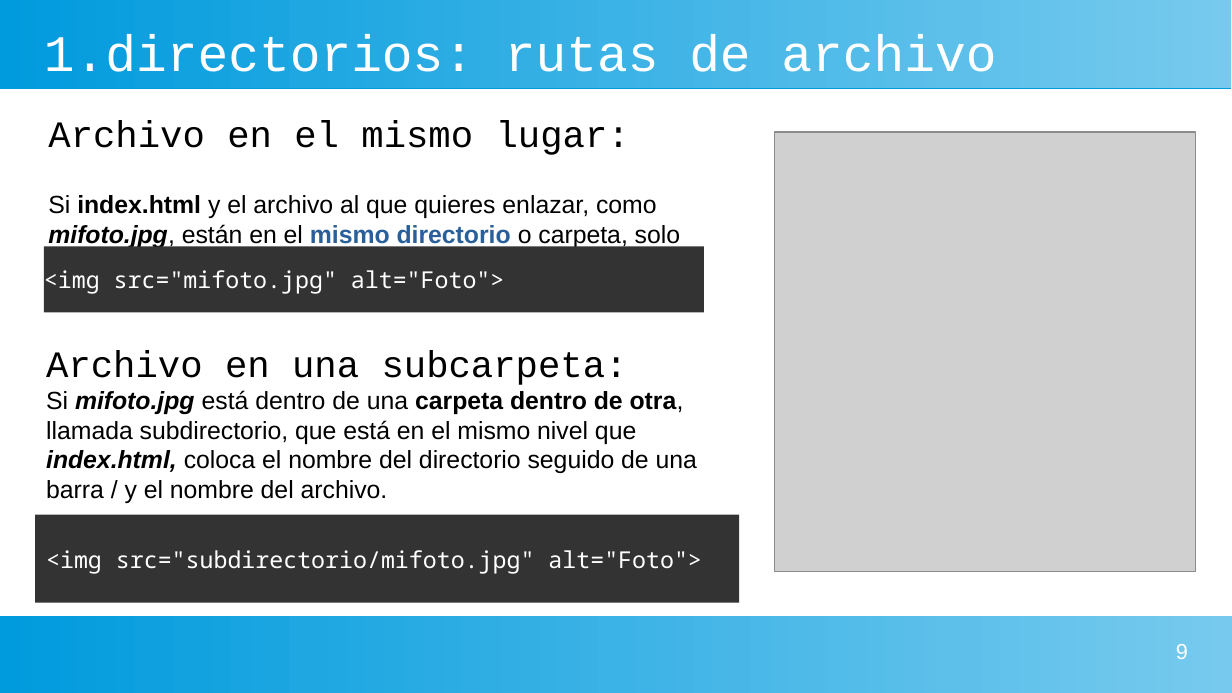
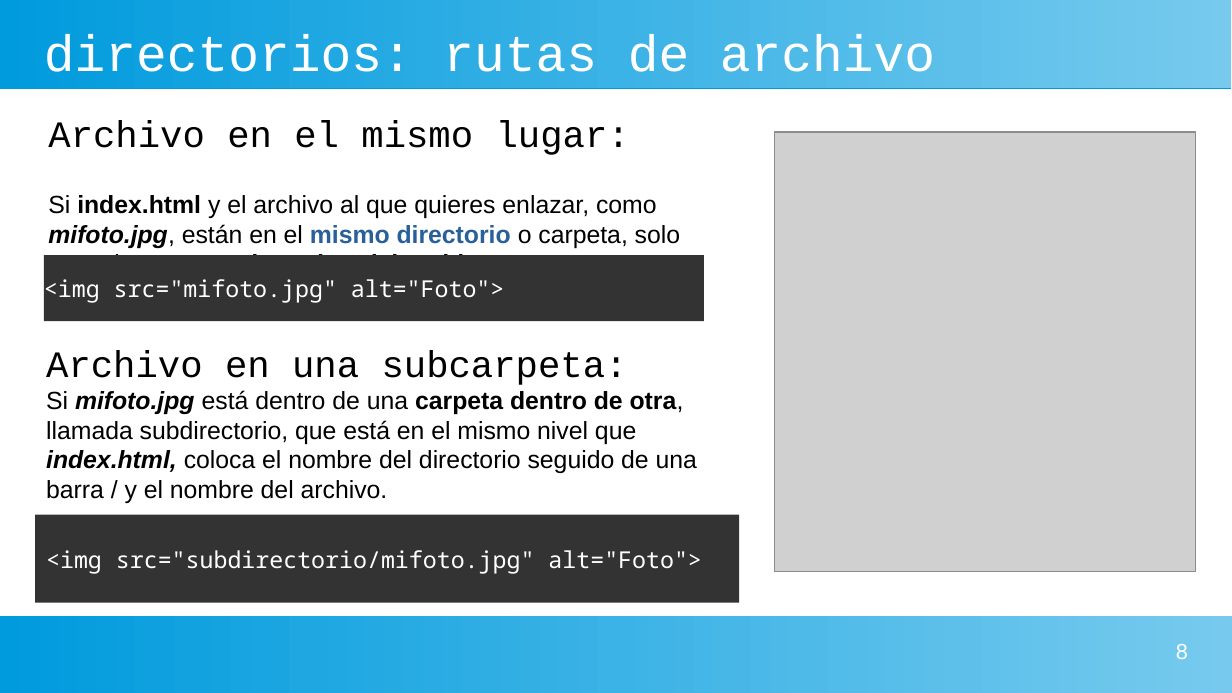
Before and after one commit to gaizkamg/HTML-CSS-Entregable, a slide deck: slide 8 of Presentacion/Directorios.odp (slide 9 before the commit). Drawn at 1232x693 pixels with LibreOffice and Linux fonts; fonts in the diff are those of the drawing; grey boxes stand for pictures. Boxes give left, top, right and bottom in pixels: in the first picture for what was removed or moved away, otherwise in the second. Text is boxed around its words. In the diff, an @@ line names an element or a change of style, - is before the commit and + after.

```diff
--- a/Presentacion/Directorios.odp
+++ b/Presentacion/Directorios.odp
@@ title at <box>44,34,935,72</box>: text changed @@
-1.directorios: rutas de archivo
+directorios: rutas de archivo
@@ rectangle "<img src="mifoto.jpg" alt="Foto">": place and size @@
-rectangle "<img src="mifoto.jpg" alt="Foto">" at <box>44,246,704,312</box>
+rectangle "<img src="mifoto.jpg" alt="Foto">" at <box>44,255,704,321</box>
@@ page number at <box>1176,644,1188,659</box>: text changed @@
-9
+8
```
Also in this commit, not shown: 8 other slides changed, 1 slide removed, 5 other files.
